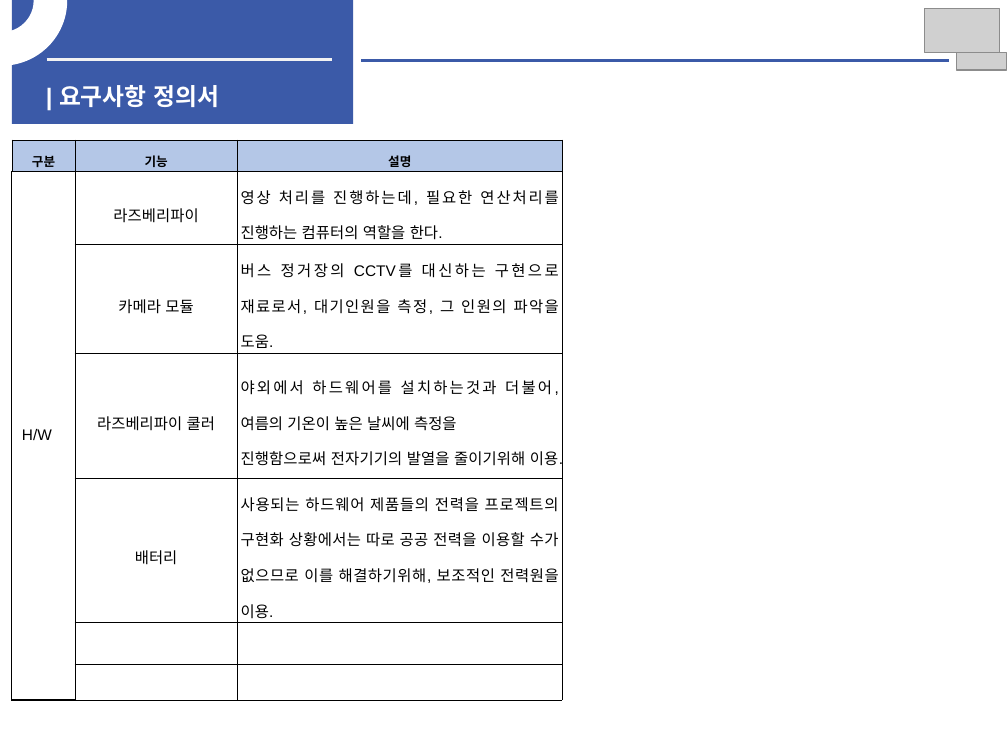
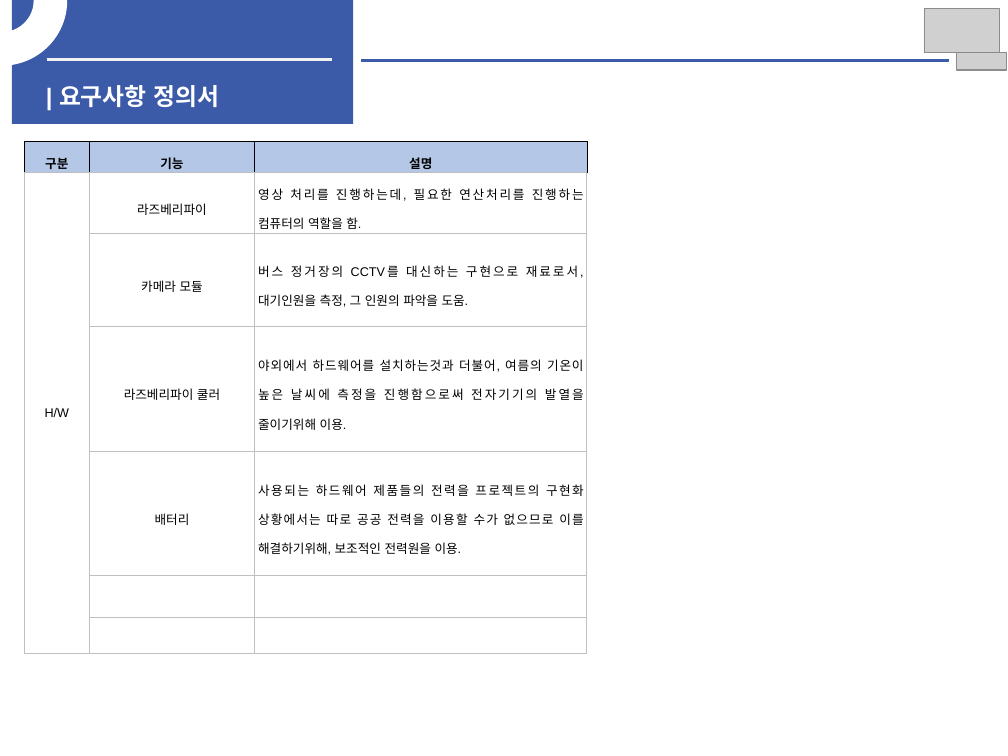
Before and after one commit to woojin1027/THE-FACO, a slide deck: slide 9 of 중간보고서/중간보고서.pptx. Drawn at 1008x756 pixels with LibreOffice and Linux fonts; fonts in the diff are those of the drawing; grey boxes stand for pictures. Boxes give left, top, right and bottom in pixels: in the first picture for what was removed or moved away, otherwise in the second. Text is boxed around its words. In the diff, an @@ line names an element or a change of style, - is before the commit and + after.

```diff
--- a/중간보고서/중간보고서.pptx
+++ b/중간보고서/중간보고서.pptx
@@ table at (24,141,587,647) @@
-row 2, column 3: 영상 처리를 진행하는데, 필요한 연산처리를 진행하는 컴퓨터의 역할을 한다.
+row 2, column 3: 영상 처리를 진행하는데, 필요한 연산처리를 진행하는 컴퓨터의 역할을 함.
-row 4, column 3: 야외에서 하드웨어를 설치하는것과 더불어, 여름의 기온이 높은 날씨에 측정을 / 진행함으로써 전자기기의 발열을 줄이기위해 이용.
+row 4, column 3: 야외에서 하드웨어를 설치하는것과 더불어, 여름의 기온이 높은 날씨에 측정을 진행함으로써 전자기기의 발열을 줄이기위해 이용.
@@ size 11 to 9 pt in "H/W", "라즈베리파이", "카메라 모듈", "버스 정거장의 CCTV를 대신하는 구현으로 재료로서, 대기인원을 ..." and 3 more places @@
@@ alignment left to centre @@
@@ borders changed @@
@@ table: place and size @@
-table at (12,140,563,646)
+table at (24,141,587,647)
```
Also in this commit, not shown: 6 other slides changed, 2 slides added.
